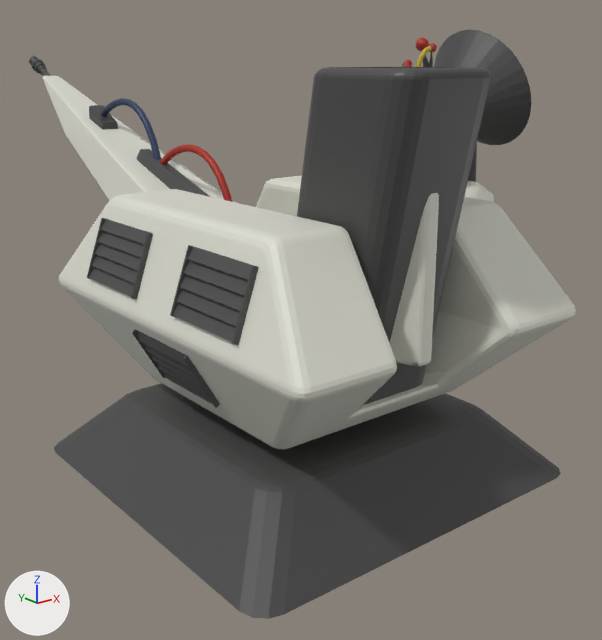
One commit to the FBX model Assets/Modelos/ArmaLunar.fbx: the scene before it, then after it.
Before and after are seen from a camera (50 mm lens) standing at (-14.9, -18.7, 11.0) and looking at (2.8, 3.5, 2.2). Every picture has the same lights, and +X, +Y and +Z are marked at lower left. The older version comes first. Where no turn or scale is listed for an object, it has been applied to the vertices. Vertices at exactly the same position are counted once.
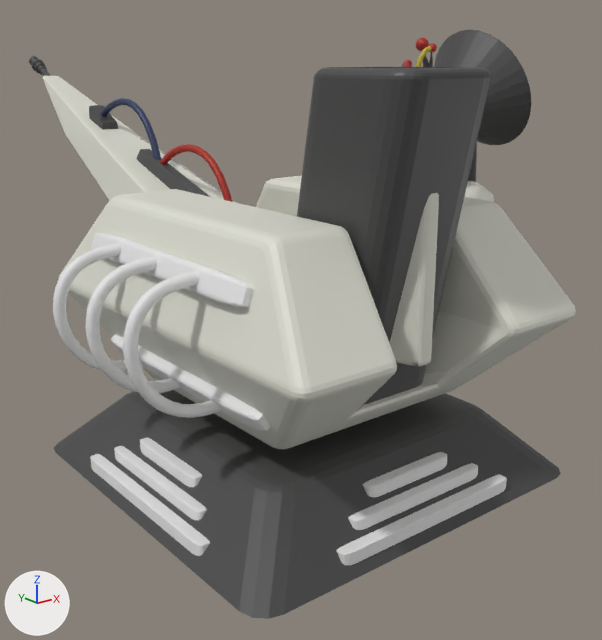
Where the change shows, as pixel boxes [x1, y1, x2, y2] in the pictures (602 x 640 px):
'Cube.002', added
    after: [53, 232, 271, 431]
'Cube.003', added
    after: [90, 438, 507, 565]
part 1 of me_cube_001, deleted
    before: [87, 218, 259, 408]

Diff of the bpy script that builds the scene:
```diff
--- a/Assets/Modelos/ArmaLunar.fbx.py
+++ b/Assets/Modelos/ArmaLunar.fbx.py
@@ mat_material_001 @@
+mat_material_001 = principled_material('Material.001')
+mat_material_001.base_color = (0.8, 0.8, 0.8)  # white #e7e7e7
@@ me_cube_001 @@
 # used by ob_cube_001; location = (0.0, 0.0, 5.45)
-me_cube_001.from_pydata(...)  # 4082 vertices, 3956 faces; spans x -4.96..8.45, y -6.23..6.23, z -3.99..6.45
+me_cube_001.from_pydata(...)  # 3910 vertices, 3832 faces; spans x -4.95..8.45, y -6.23..6.23, z -3.99..6.45
+# me_cube_001 part 1: 20 loose pieces with 216 vertices, spanning x -4.96..4.94, y -3.82..3.8, z -3.24..1.14, are deleted
+# other edits to the shape of me_cube_001 do not show in these pictures
 me_cube_001.materials.append(mat_material_002)
@@ me_cube_012 @@
+me_cube_012.from_pydata(...)  # 864 vertices, 882 faces; spans x -10.32..1.0, y -5.66..3.13, z -0.26..1.15
@@ me_cube_002 @@
+me_cube_002.from_pydata(...)  # 2284 vertices, 2136 faces; spans x -12.16..2.09, y -3.84..3.84, z -1.56..3.0
+me_cube_002.materials.append(mat_material_001)  # its picture is missing
@@ ob_cube_003 @@
+ob_cube_003 = bpy.data.objects.new('Cube.003', me_cube_012)
+ob_cube_003.location = (4.66, 0.0, -0.66)
@@ ob_cube_002 @@
+ob_cube_002 = bpy.data.objects.new('Cube.002', me_cube_002)
+ob_cube_002.location = (5.4, 0.0, 3.27)
```
